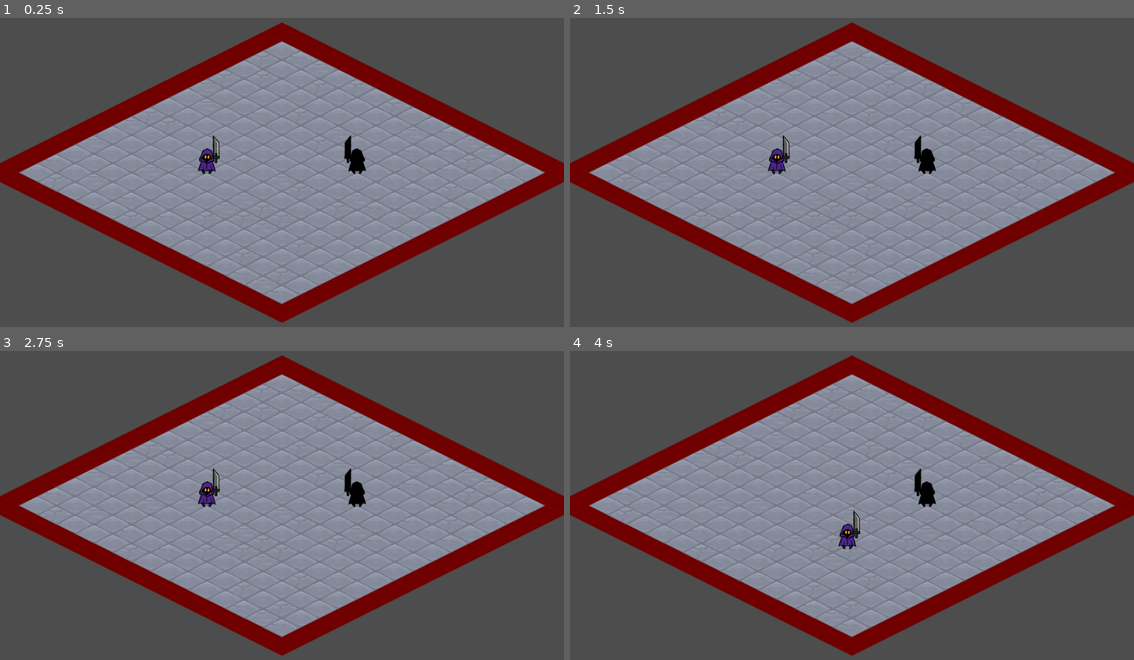
Above: before the commit, frames 1-4 (two rows, left to right).
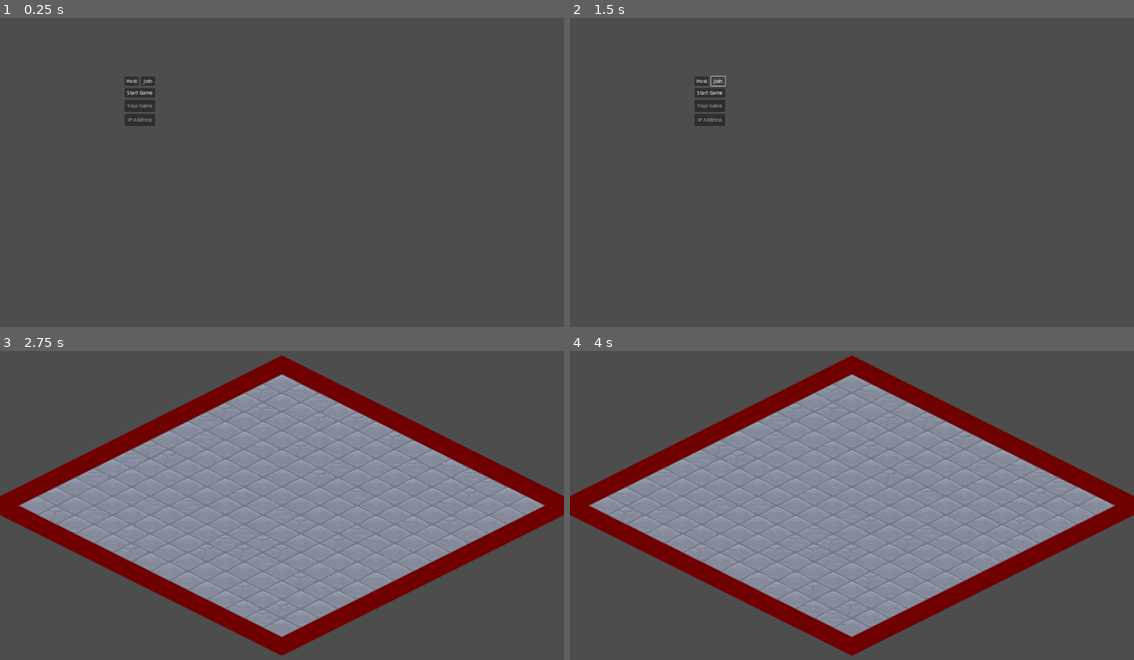
Above: after the commit, the same moments.

Repository: Apoc182/02_multiplayer
Game: Godot game, scene res://menu.tscn
Two runs of this game, one before a commit and one after it. Both use one fixed random seed, a clock stepped at 60 frames per second and the inputs below. Before the commit the project starts from res://room.tscn.
Inputs (mouse positions are in pixels of both pictures, inside the frame that each line leads up to):
- Up to frame 1 (0.25 s): no input
- Up to frame 2 (1.5 s): click (699, 79) at 0.5 s, where only the run after the commit has a clickable "Host"; click (716, 79) at 1.25 s, where only the run after the commit has a clickable "Join"
- Up to frame 3 (2.75 s): click (141, 425) at 2 s, where only the run after the commit has a clickable "Start Game"
- Up to frame 4 (4 s): tap Enter at 2.75 s; hold Right (move_right) 2.78-3.53 s; hold Down (move_down) from 3.53 s (still down)

The runs differ from the first frame. In frame 1, 52% of the frame differs, in the area x 0-100%, y 1-99%; in frame 2, 52%; in frame 3, 0.6%; in frame 4, 0.6%.
Error after the commit: Attempt to call function 'compress' in base 'null instance' on a null instance. (res://multiplayer_controller.gd:57)

Commit message:
Added multiplayer connections

Diff:
--- a/02_multiplayer/Player/player.gd
+++ b/02_multiplayer/Player/player.gd
@@ -7,12 +7,18 @@
 
 @onready var health: Health = $Health
 
+func is_this_client() -> bool:
+    return $MultiplayerSynchronizer.get_multiplayer_authority() == multiplayer.get_unique_id()
 
 func _physics_process(_delta):
+    if not is_this_client():
+        return
     var input_direction = get_input_direction()
     velocity = input_direction.normalized() * SPEED
     move_and_slide()
 
+func _ready():
+    $MultiplayerSynchronizer.set_multiplayer_authority(str(name).to_int())
 
 func get_input_direction() -> Vector2:
     var input_direction_x = Input.get_axis("move_left", "move_right")
@@ -24,10 +30,14 @@
 
 
 func _on_hurtbox_hit(damage):
+    if not is_this_client():
+        return
     health.take_damage(damage)
 
 
 func _on_health_changed(current_health):
+    if not is_this_client():
+        return
     print(name + " has " + str(current_health) + " health remaining")
     if current_health <= 0:
         print (name + " is dead")
--- a/02_multiplayer/Player/player.tscn
+++ b/02_multiplayer/Player/player.tscn
@@ -17,6 +17,12 @@
 
 [sub_resource type="RectangleShape2D" id="RectangleShape2D_du6cs"]
 size = Vector2(16, 56)
+
+[sub_resource type="SceneReplicationConfig" id="SceneReplicationConfig_r4jug"]
+properties/0/path = NodePath(".:position")
+properties/0/spawn = true
+properties/0/sync = true
+properties/0/watch = false
 
 [node name="Player" type="CharacterBody2D"]
 script = ExtResource("1_m6hp7")
@@ -51,6 +57,9 @@
 script = ExtResource("6_6l17m")
 max_health = 50.0
 
+[node name="MultiplayerSynchronizer" type="MultiplayerSynchronizer" parent="."]
+replication_config = SubResource("SceneReplicationConfig_r4jug")
+
 [connection signal="hit" from="Hurtbox" to="." method="_on_hurtbox_hit"]
 [connection signal="area_entered" from="HitBox" to="HitBox" method="_on_area_entered"]
 [connection signal="health_changed" from="Health" to="." method="_on_health_changed"]
--- /dev/null
+++ b/02_multiplayer/game_manager.gd
@@ -0,0 +1,20 @@
+extends Node
+
+class Player:
+    var id: int
+    var name: String
+
+    func _init(id: int, name: String):
+        self.id = id
+        self.name = name
+
+var players: Dictionary = {}
+
+# Called when the node enters the scene tree for the first time.
+func _ready():
+    pass # Replace with function body.
+
+
+# Called every frame. 'delta' is the elapsed time since the previous frame.
+func _process(delta):
+    pass
--- /dev/null
+++ b/02_multiplayer/menu.tscn
@@ -0,0 +1,58 @@
+[gd_scene load_steps=2 format=3 uid="uid://dvr4c1g4kdphr"]
+
+[ext_resource type="Script" path="res://multiplayer_controller.gd" id="1_8xvwu"]
+
+[node name="Control" type="Control"]
+layout_mode = 3
+anchors_preset = 15
+anchor_right = 1.0
+anchor_bottom = 1.0
+grow_horizontal = 2
+grow_vertical = 2
+script = ExtResource("1_8xvwu")
+
+[node name="HostGame" type="Button" parent="."]
+layout_mode = 0
+offset_left = 424.0
+offset_top = 216.0
+offset_right = 472.0
+offset_bottom = 247.0
+text = "Host"
+
+[node name="JoinGame" type="Button" parent="."]
+layout_mode = 0
+offset_left = 480.0
+offset_top = 216.0
+offset_right = 528.0
+offset_bottom = 247.0
+text = "Join"
+
+[node name="StartGame" type="Button" parent="."]
+layout_mode = 0
+offset_left = 424.0
+offset_top = 256.0
+offset_right = 528.0
+offset_bottom = 287.0
+text = "Start Game"
+
+[node name="Name" type="LineEdit" parent="."]
+layout_mode = 0
+offset_left = 424.0
+offset_top = 296.0
+offset_right = 528.0
+offset_bottom = 336.0
+placeholder_text = "Your name"
+alignment = 1
+
+[node name="Address" type="LineEdit" parent="."]
+layout_mode = 0
+offset_left = 424.0
+offset_top = 344.0
+offset_right = 528.0
+offset_bottom = 384.0
+placeholder_text = "IP Address"
+alignment = 1
+
+[connection signal="pressed" from="HostGame" to="." method="_on_host_game_pressed"]
+[connection signal="pressed" from="JoinGame" to="." method="_on_join_game_pressed"]
+[connection signal="pressed" from="StartGame" to="." method="_on_start_game_pressed"]
--- /dev/null
+++ b/02_multiplayer/multiplayer_controller.gd
@@ -0,0 +1,70 @@
+extends Control
+
+@export var address: String = "127.0.0.1"
+@export var port: int = 8910
+@export var max_player_count: int = 2
+
+var peer
+
+
+
+# Called when the node enters the scene tree for the first time.
+func _ready():
+    multiplayer.peer_connected.connect(peer_connected)
+    multiplayer.peer_disconnected.connect(peer_disconnected)
+    multiplayer.connected_to_server.connect(connected_to_server)
+    multiplayer.connection_failed.connect(connection_failed)
+
+
+# Client only
+func connected_to_server() -> void:
+    print("Connected to server.")
+    send_player_information.rpc_id(1, $Name.text, multiplayer.get_unique_id())
+
+func connection_failed() -> void:
+    print("Connection failed.")
+
+# Called from everyone
+func peer_disconnected(id: int) -> void:
+    print("Player " + str(id) + " disconnected.")
+
+func peer_connected(id: int) -> void:
+    print("Player " + str(id) + " connected.")
+
+@rpc("any_peer")
+func send_player_information(name: String, id: int) -> void:
+    if not GameManager.players.has(id):
+        GameManager.players[id] = GameManager.Player.new(id, name)
+    if multiplayer.is_server():
+        for i in GameManager.players:
+            send_player_information.rpc(GameManager.players[i].name, i)
+
+
+@rpc("any_peer", "call_local")
+func start_game():
+    var scene = load("res://room.tscn").instantiate()
+    get_tree().root.add_child(scene)
+    hide()
+
+func _on_start_game_pressed():
+    start_game.rpc()
+
+func _on_join_game_pressed():
+    if $Address.text:
+        address = $Address.text
+    peer = ENetMultiplayerPeer.new()
+    peer.create_client(address, port)
+    peer.get_host().compress(ENetConnection.COMPRESS_RANGE_CODER)
+    multiplayer.set_multiplayer_peer(peer)
+
+func _on_host_game_pressed():
+    peer = ENetMultiplayerPeer.new()
+    var error = peer.create_server(port, max_player_count)
+    if error != OK:
+        print("Cannot host: " + str(error))
+        return
+    # Compression
+    peer.get_host().compress(ENetConnection.COMPRESS_RANGE_CODER)
+    multiplayer.set_multiplayer_peer(peer)
+    print("Waiting for players...")
+    send_player_information($Name.text, multiplayer.get_unique_id())
--- a/02_multiplayer/project.godot
+++ b/02_multiplayer/project.godot
@@ -11,9 +11,13 @@
 [application]
 
 config/name="02_multiplayer"
-run/main_scene="res://room.tscn"
+run/main_scene="res://menu.tscn"
 config/features=PackedStringArray("4.1", "Forward Plus")
 config/icon="res://icon.svg"
+
+[autoload]
+
+GameManager="*res://game_manager.gd"
 
 [display]
 
--- a/02_multiplayer/room.tscn
+++ b/02_multiplayer/room.tscn
@@ -1,5 +1,6 @@
-[gd_scene load_steps=5 format=3 uid="uid://y103eoxpjms6"]
+[gd_scene load_steps=6 format=3 uid="uid://y103eoxpjms6"]
 
+[ext_resource type="Script" path="res://scene_manager.gd" id="1_11g4w"]
 [ext_resource type="Texture2D" uid="uid://cdtuvxuxcld8x" path="res://tile_floor.png" id="1_fm3ah"]
 [ext_resource type="PackedScene" uid="uid://b1sge3nyw77iq" path="res://Player/player.tscn" id="2_klhy6"]
 
@@ -31,18 +32,16 @@
 sources/0 = SubResource("TileSetAtlasSource_cylkp")
 
 [node name="Room" type="Node2D"]
+script = ExtResource("1_11g4w")
+player_scene = ExtResource("2_klhy6")
 
 [node name="TileMap" type="TileMap" parent="."]
 tile_set = SubResource("TileSet_yh6op")
 format = 2
 layer_0/tile_data = PackedInt32Array(1048589, 0, 0, 196615, 0, 0, 262151, 196608, 0, 327688, 131072, 0, 393224, 0, 0, 4 …(4198 unchanged characters)…
 
-[node name="Enemy" parent="." instance=ExtResource("2_klhy6")]
-modulate = Color(0, 0, 0, 1)
-position = Vector2(1216, 544)
-rotation = -3.14159
-scale = Vector2(1, -1)
-input_enabled = false
+[node name="Spawn1" type="Node2D" parent="." groups=["spawns"]]
+position = Vector2(192, 543)
 
-[node name="Player" parent="." instance=ExtResource("2_klhy6")]
-position = Vector2(704, 544)
+[node name="Spawn2" type="Node2D" parent="." groups=["spawns"]]
+position = Vector2(1732, 541)
--- /dev/null
+++ b/02_multiplayer/scene_manager.gd
@@ -0,0 +1,20 @@
+extends Node2D
+
+@export var player_scene: PackedScene
+
+# Called when the node enters the scene tree for the first time.
+func _ready():
+    var index = 1
+    for i in GameManager.players:
+        var current_player = player_scene.instantiate()
+        current_player.name = str(GameManager.players[i].id)
+        add_child(current_player)
+        for spawn in get_tree().get_nodes_in_group("spawns"):
+            if spawn.name == "Spawn" + str(index):
+                print(current_player)
+                current_player.global_position = spawn.global_position
+        index += 1
+
+# Called every frame. 'delta' is the elapsed time since the previous frame.
+func _process(delta):
+    pass
Not shown: 1 places in 02_multiplayer/Player/player.tscn that only renumber resources
